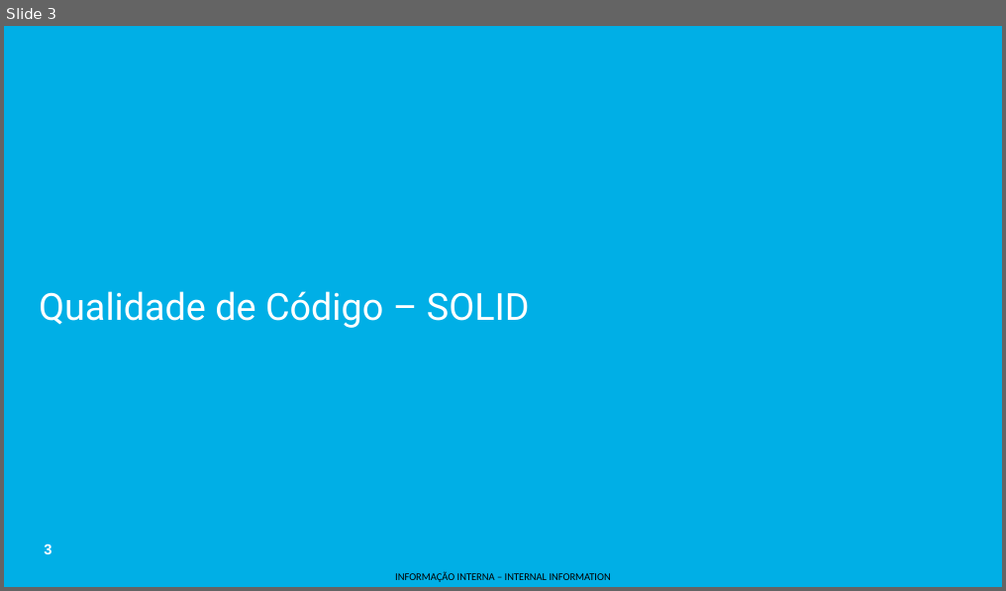
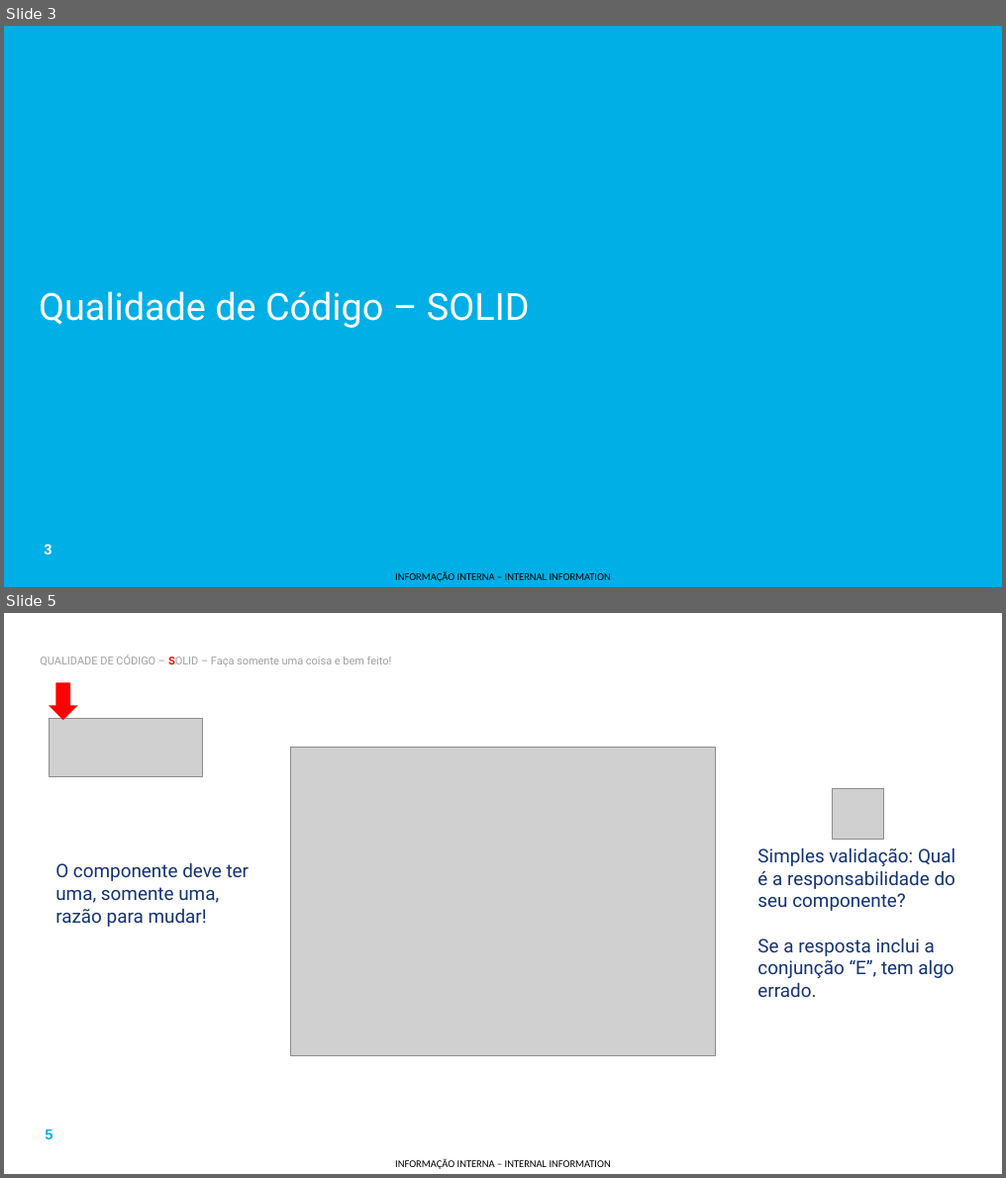
Before and after one commit to phkolbe/hello-world, a slide deck: presentations/08 - Qualidade de codigo - SOLID.pptx. Shown one above the other, each under a label of ours: slide 3 before the commit, slides 3 and 5 after it; the slides between them are not shown. The pictures are 1006x591 and 1006x1178 pixels, drawn with LibreOffice and Linux fonts; fonts in the diff are those of the drawing; grey boxes stand for pictures; background and template pictures are left out. Boxes give left, top, right and bottom in pixels: in the first picture for what was removed or moved away, otherwise in the second. Text is boxed around its words. In the diff, an @@ line names an element or a change of style, - is before the commit and + after.

```diff
--- a/presentations/08 - Qualidade de codigo - SOLID.pptx
+++ b/presentations/08 - Qualidade de codigo - SOLID.pptx
@@ slide 5 added at [4,613,1002,1174], background #FFFFFF; not listed: 2 template elements that a slide beside it also shows @@
@@ title added at [40,655,392,666], 10.5 pt, text #9BA0A0 @@
+QUALIDADE DE CÓDIGO – SOLID – Faça somente uma coisa e bem feito!
@@ down arrow added at [49,682,77,720], fill #FF0000 @@
@@ picture added at [49,719,202,777] @@
@@ picture added at [291,748,715,1057] @@
@@ picture added at [833,788,884,839] @@
@@ text added at [757,848,955,997], 18 pt, text #123274 @@
+Simples validação: Qual é a responsabilidade do seu componente?
+Se a resposta inclui a conjunção “E”, tem algo errado.
@@ text added at [55,862,250,927], 18 pt, text #123274 @@
+O componente deve ter uma, somente uma, razão para mudar!
```
Also in this commit, not shown: 4 slides changed, 4 other slides added, 23 other files.
